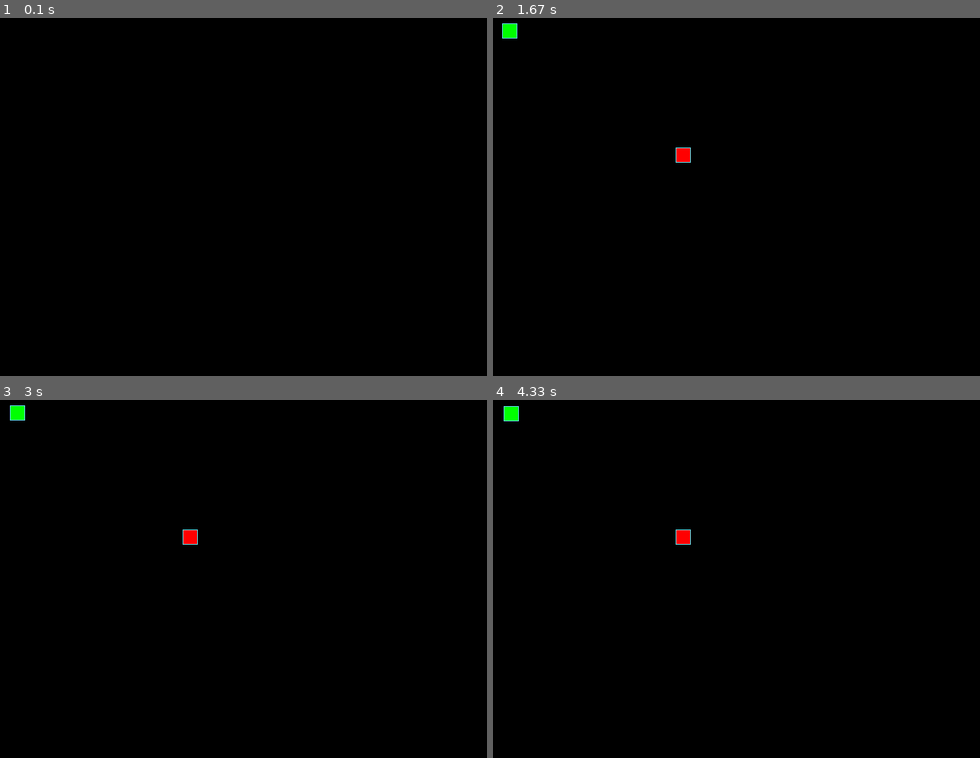
Above: before the commit, frames 1-4 (two rows, left to right).
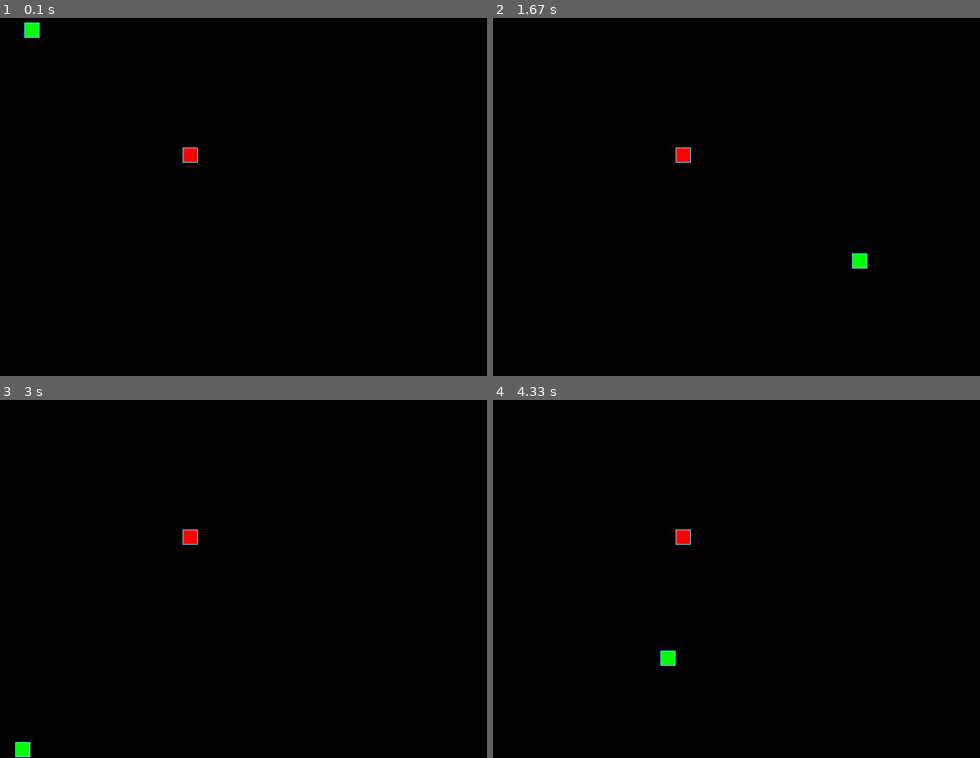
Above: after the commit, the same moments.

Repository: k-konovalov/the_snake
Game: pygame game, started from the_snake.py
The game is run twice, just before and just after one commit, with the same random seed, the same clock (stepped at 60 frames per second) and the same inputs.
Inputs:
- Up to frame 1 (0.1 s): no input
- Up to frame 2 (1.67 s): hold Right 0.33-0.8 s; hold Up 0.83-1.3 s; hold Right from 1.33 s (still down)
- Up to frame 3 (3 s): release Right at 1.8 s; hold Down 2.4-2.7 s; hold Left from 2.73 s (still down)
- Up to frame 4 (4.33 s): release Left at 3.13 s; hold Up 3.17-3.53 s; hold Right 3.57-4.2 s; hold Down from 4.23 s (still down)

The runs differ from the first frame. In frame 1, 0.3% of the frame differs, in the area x 5-41%, y 1-41%; in frame 2, 0.3%; in frame 3, 0.3%; in frame 4, 0.3%.

Commit message:
F-4: run - 5

Diff:
--- a/constants.py
+++ b/constants.py
@@ -25,7 +25,7 @@
 SNAKE_COLOR = (0, 255, 0)  # Цвет змейки — зелёный
 
 # Скорость игры (итераций в секунду):
-SPEED = 1  # 20
+SPEED = 20
 
 if __name__ == '__main__':
     print('И зачем?)')
--- /dev/null
+++ b/docs/AI/ai_logs/02-chat.json
@@ -0,0 +1,110 @@
+{
+  "session": 2,
+  "date": "2026-10-16T12:56:00+03:00",
+  "messages": [
+    {
+      "role": "user",
+      "content": "Помоги разобраться с ошибкой при запуске the_snake.py. В чём я ошибся?"
+    },
+    {
+      "role": "assistant",
+      "content": "Запустил the_snake.py и получил ModuleNotFoundError: No module named 'pygame'. Навёл на мысль, что pygame — сторонняя библиотека, которую нужно установить в активное окружение."
+    },
+    {
+      "role": "user",
+      "content": "pygame установлен и обёрнут в wrapper"
+    },
+    {
+      "role": "assistant",
+      "content": "Объяснил, что ModuleNotFoundError означает, что текущий интерпретатор не видит pygame. Предложил проверить, какое окружение используется."
+    },
+    {
+      "role": "user",
+      "content": "Через кнопку Run в VSCode. Может при запуске из терминала не подтягивается .venv?"
+    },
+    {
+      "role": "assistant",
+      "content": "Подтвердил гипотезу: в проекте есть .venv. Объяснил, что кнопка Run использует Python, выбранный в VSCode, а терминал — системный Python. Предложил проверить через .venv/bin/python."
+    },
+    {
+      "role": "user",
+      "content": "Да, выполни проверку: активируй .venv и проверь pygame"
+    },
+    {
+      "role": "assistant",
+      "content": "Проверил: .venv/bin/python видит pygame 2.6.1. Причина ошибки — терминал использовал системный Python без pygame."
+    },
+    {
+      "role": "user",
+      "content": "Да, запусти через .venv/bin/python the_snake.py и покажи результат"
+    },
+    {
+      "role": "assistant",
+      "content": "Запустил через .venv/bin/python. ModuleNotFoundError исчез, но появилась IndexError: list index out of range в get_head_position() — список positions пуст."
+    },
+    {
+      "role": "user",
+      "content": "reset вызывается только если столкнулась голова с телом"
+    },
+    {
+      "role": "assistant",
+      "content": "Объяснил, что eat_snake() сравнивает голову с самой головой (positions[0]), поэтому reset() вызывается каждый шаг. Также после reset() self.positions и super().positions становятся разными списками."
+    },
+    {
+      "role": "user",
+      "content": "Понял: eat_snake() сравнивает голову с самой головой (positions[0]), поэтому reset() вызывается каждый шаг, а после reset() self.positions и super().positions становятся разными списками"
+    },
+    {
+      "role": "assistant",
+      "content": "Подтвердил понимание. Навёл на мысль, как исправить: проверять столкновение с positions[1:], и всегда использовать self.positions (создав копию в __init__)."
+    },
+    {
+      "role": "user",
+      "content": "В eat_snake() нужно проверять столкновение с positions[1:], а не со всем списком"
+    },
+    {
+      "role": "assistant",
+      "content": "Подтвердил первое исправление. Показал все места с super().positions: __init__ (строка 134), move() (174), draw() (224, 230)."
+    },
+    {
+      "role": "user",
+      "content": "Я не уверен, где именно используется super().positions. Покажи, какие строки нужно поправить"
+    },
+    {
+      "role": "assistant",
+      "content": "Показал 4 места с super().positions и объяснил, что нужно: в __init__ создать копию списка, в move() и draw() заменить на self.positions."
+    },
+    {
+      "role": "user",
+      "content": "Исправил, проверь"
+    },
+    {
+      "role": "assistant",
+      "content": "Проверил: __init__ использует .copy(), move() и draw() используют self.positions, eat_snake() проверяет positions[1:]. Запустил — IndexError остался, потому что self.position не обновлялся в move()."
+    },
+    {
+      "role": "user",
+      "content": "В move() нужно обновлять self.position = new_head, чтобы голова соответствовала positions[0]"
+    },
+    {
+      "role": "assistant",
+      "content": "Подтвердил: нужно обновлять self.position = new_head в move(). Объяснил, что без этого eat_snake()/eat_apple() работают со старой позицией."
+    },
+    {
+      "role": "user",
+      "content": "Ошибка исчезла, но теперь при запуске чёрный экран"
+    },
+    {
+      "role": "assistant",
+      "content": "Объяснил, что после отрисовки не вызывается pygame.display.flip()/update(), поэтому нарисованное не отображается. Навёл на мысль добавить обновление экрана в tick() или main()."
+    },
+    {
+      "role": "user",
+      "content": "Добавь логи общения, эта задача закончена."
+    },
+    {
+      "role": "assistant",
+      "content": "Сохранил лог сессии в docs/AI/ai_logs/02-summary.md и 02-chat.json."
+    }
+  ]
+}
--- a/game_objects.py
+++ b/game_objects.py
@@ -154,23 +154,23 @@
         head_x, head_y = self.get_head_position()
         new_head = ...
         if self.direction == RIGHT:
-            new_head = (head_x + 1, head_y)
+            new_head = (head_x + GRID_SIZE, head_y)
         elif self.direction == LEFT:
-            new_head = (head_x - 1, head_y)
+            new_head = (head_x - GRID_SIZE, head_y)
         elif self.direction == UP:
-            new_head = (head_x, head_y + 1)
+            new_head = (head_x, head_y - GRID_SIZE)
         elif self.direction == DOWN:
-            new_head = (head_x, head_y + 1)
+            new_head = (head_x, head_y + GRID_SIZE)
 
         field_size_width, field_size_height = field_size
         newhead_x, newhead_y = new_head
-        if newhead_x == 0:
+        if newhead_x + 20 <= 0:
             new_head = (field_size_width - 1, newhead_y)
-        elif newhead_x == field_size_width:
+        elif newhead_x + 20 >= field_size_width:
             new_head = (0, newhead_y)
-        if newhead_y == 0:
+        if newhead_y + 20 <= 0:
             new_head = (newhead_x, field_size_height - 1)
-        elif newhead_y == field_size_height:
+        elif newhead_y + 20 >= field_size_height:
             new_head = (newhead_x, 0)
         self.position = new_head
         self.positions.insert(0, new_head)
Not shown, added: docs/AI/ai_logs/02-summary.md
